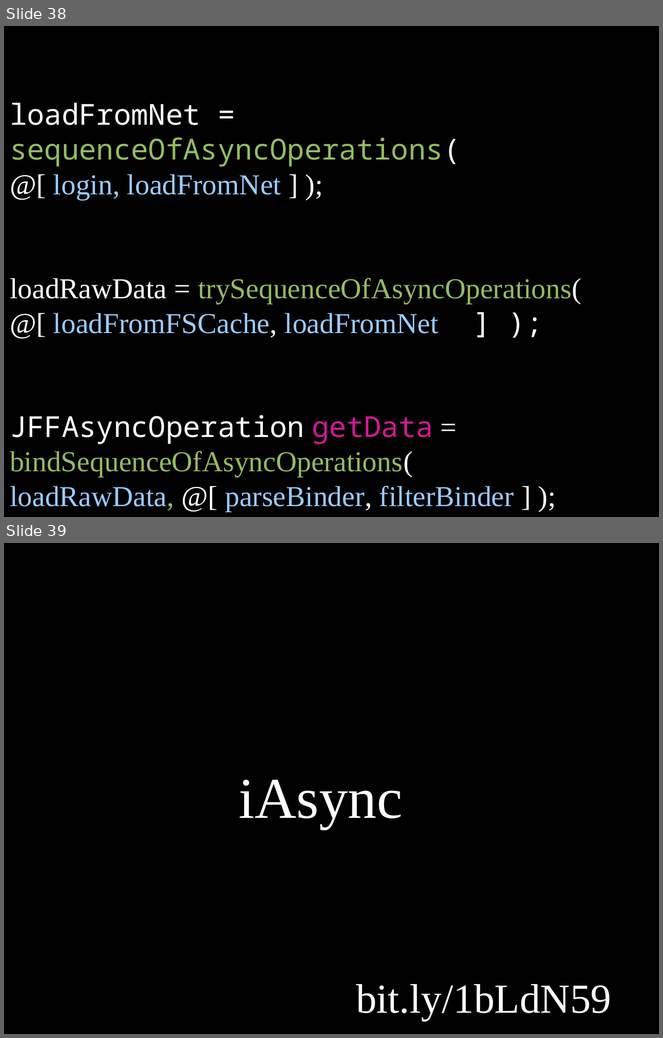
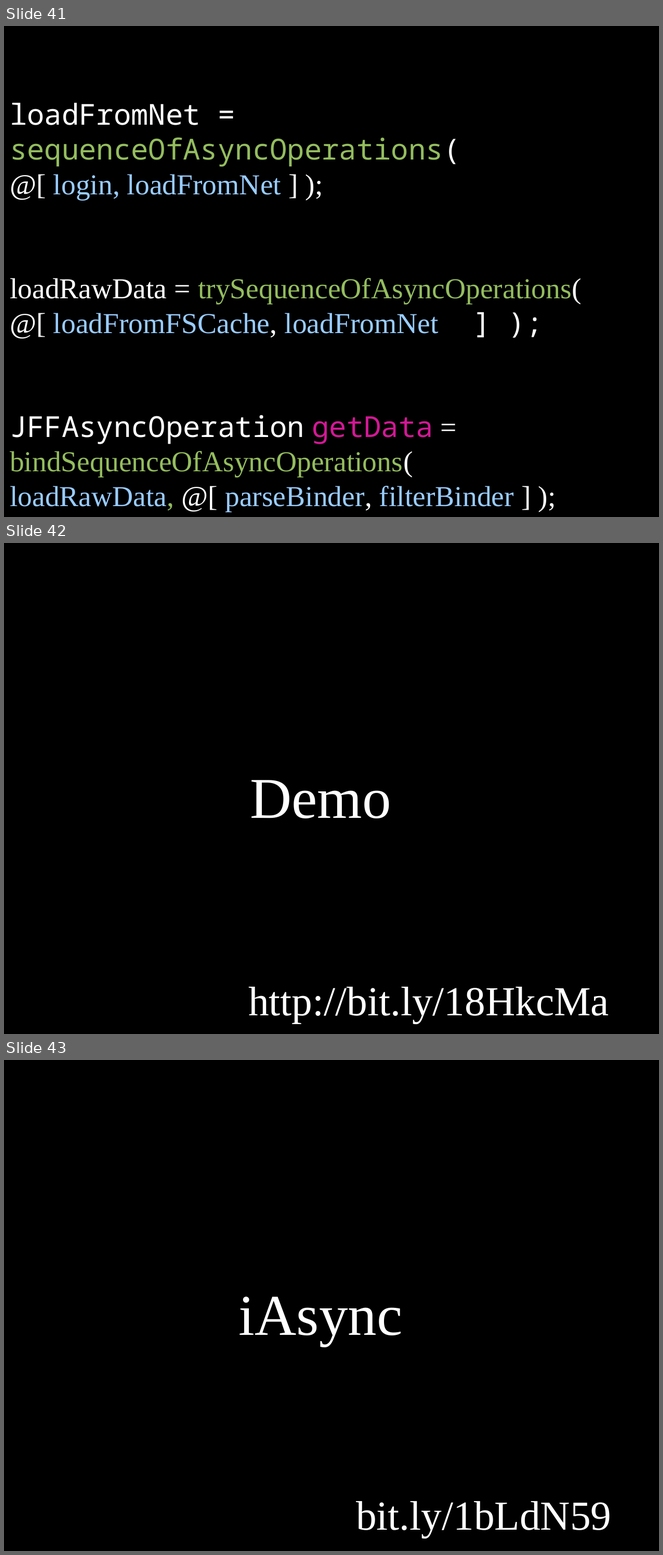
Before and after one commit to dodikk/iAsyncSlides, a slide deck: iAsync-slides.odp. Shown one above the other, each under a label of ours: slides 38 and 39 before the commit, slides 41, 42 and 43 after it. The pictures are 663x1038 and 663x1555 pixels, drawn with LibreOffice and Linux fonts; fonts in the diff are those of the drawing. Boxes give left, top, right and bottom in pixels: in the first picture for what was removed or moved away, otherwise in the second. Text is boxed around its words. In the diff, an @@ line names an element or a change of style, - is before the commit and + after.

Commit message:
Fixed no internet apps slides. Added a demo placeholder

```diff
--- a/iAsync-slides.odp
+++ b/iAsync-slides.odp
@@ slide 42 added at <box>4,543,659,1034</box>, background #000000 @@
@@ text added at <box>250,780,391,819</box>, 70 pt, text #FFFFFF @@
+Demo
@@ text added at <box>248,987,609,1024</box>, 50 pt, text #FFFFFF @@
+http://bit.ly/18HkcMa
@@ what was slide 38 is now slide 41 @@
@@ what was slide 39 is now slide 43 @@
```
Also in this commit, not shown: 5 other slides added, 2 slides removed, 3 other files.
